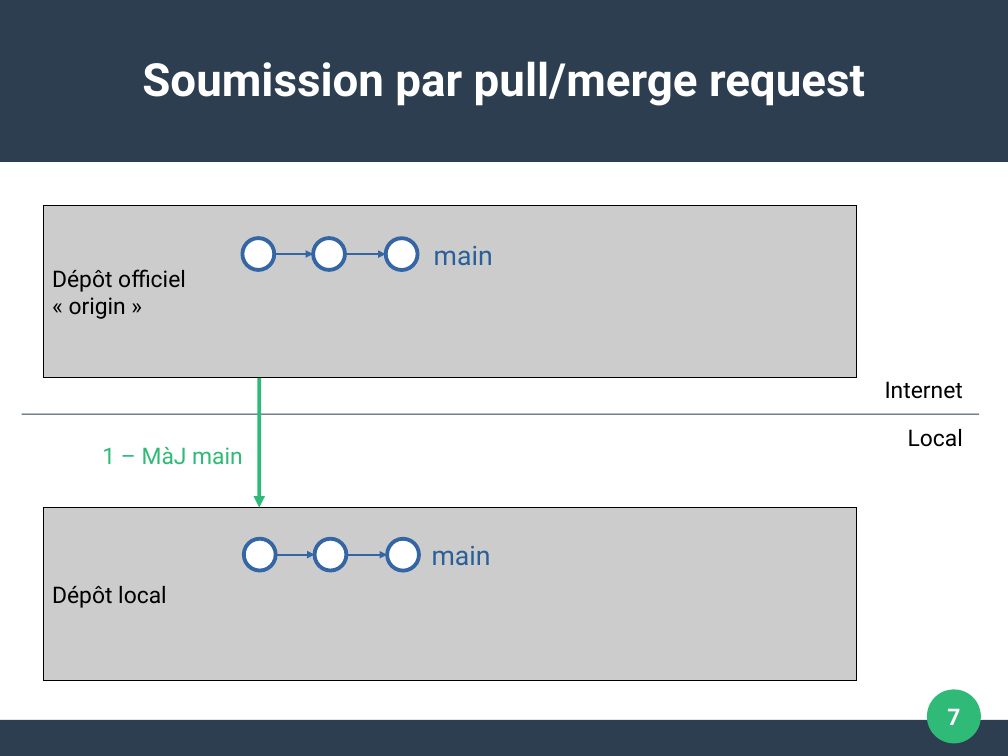
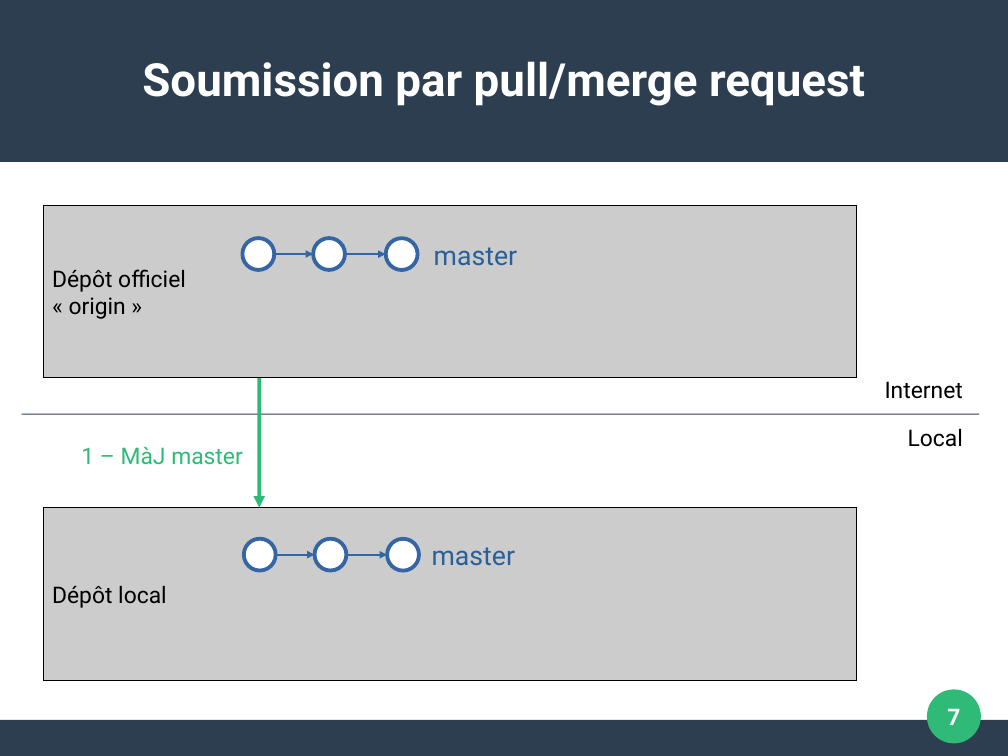
Before and after one commit to pushou/formation-git, a slide deck: slide 7 of Pres5-Reseau.odp. Drawn at 1008x756 pixels with LibreOffice and Linux fonts; fonts in the diff are those of the drawing. Boxes give left, top, right and bottom in pixels: in the first picture for what was removed or moved away, otherwise in the second. Text is boxed around its words. In the diff, an @@ line names an element or a change of style, - is before the commit and + after.

```diff
--- a/Pres5-Reseau.odp
+++ b/Pres5-Reseau.odp
@@ text at box(434, 247, 517, 266): text changed @@
-main
+master
@@ text at box(81, 447, 243, 465): text changed @@
-1 – MàJ main
+1 – MàJ master
@@ text at box(432, 547, 515, 566): text changed @@
-main
+master
```
Also in this commit, not shown: 6 other slides changed, 8 other files.
